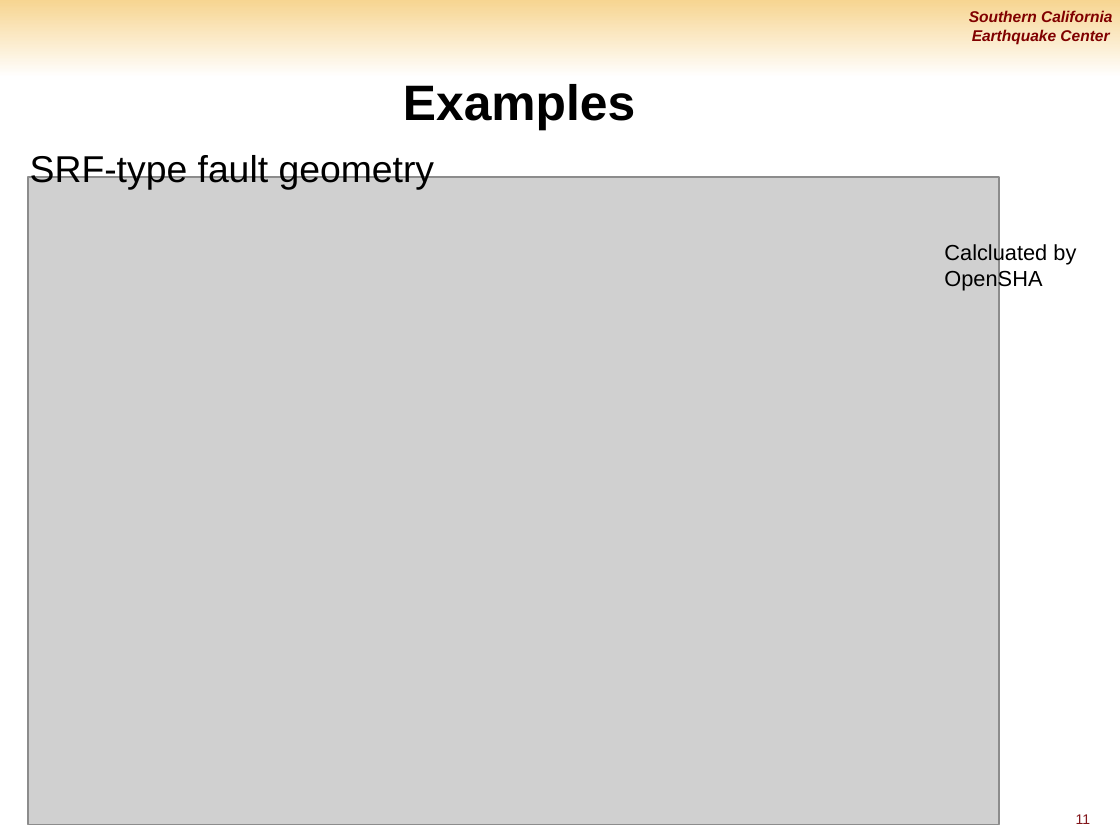
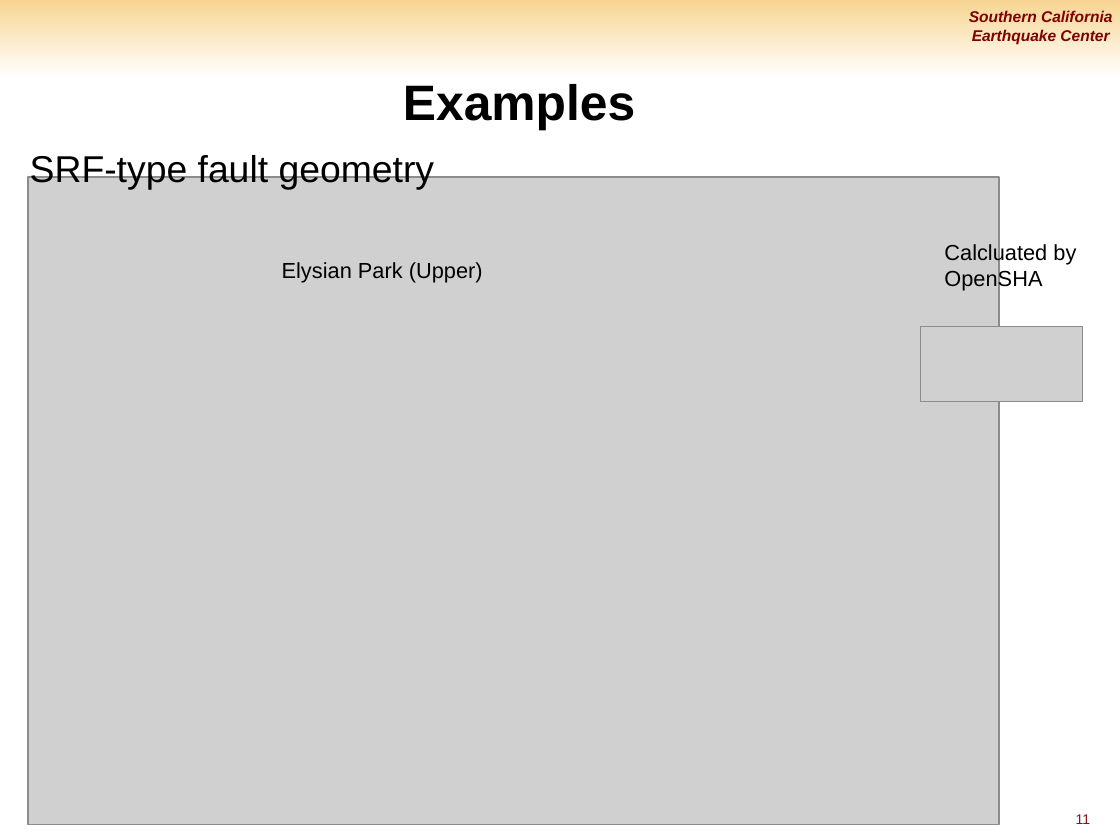
Before and after one commit to fengw/pynga, a slide deck: slide 11 of Presentations/pynga_Feng20121012.pptx. Drawn at 1120x840 pixels with LibreOffice and Linux fonts; fonts in the diff are those of the drawing; grey boxes stand for pictures; background and template pictures are left out. Boxes give left, top, right and bottom in pixels: in the first picture for what was removed or moved away, otherwise in the second. Text is boxed around its words. In the diff, an @@ line names an element or a change of style, - is before the commit and + after.

```diff
--- a/Presentations/pynga_Feng20121012.pptx
+++ b/Presentations/pynga_Feng20121012.pptx
@@ text added at (x1=282, y1=262, x2=483, y2=283), 14 pt, text #000000 @@
+Elysian Park (Upper)
@@ picture added at (x1=921, y1=327, x2=1082, y2=402) @@
```
Also in this commit, not shown: 5 other slides changed.
